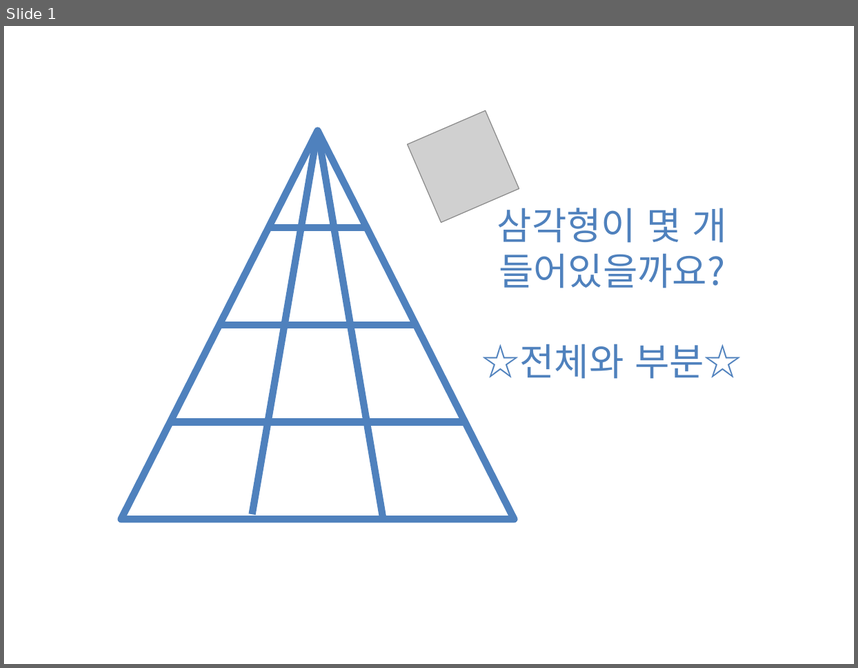
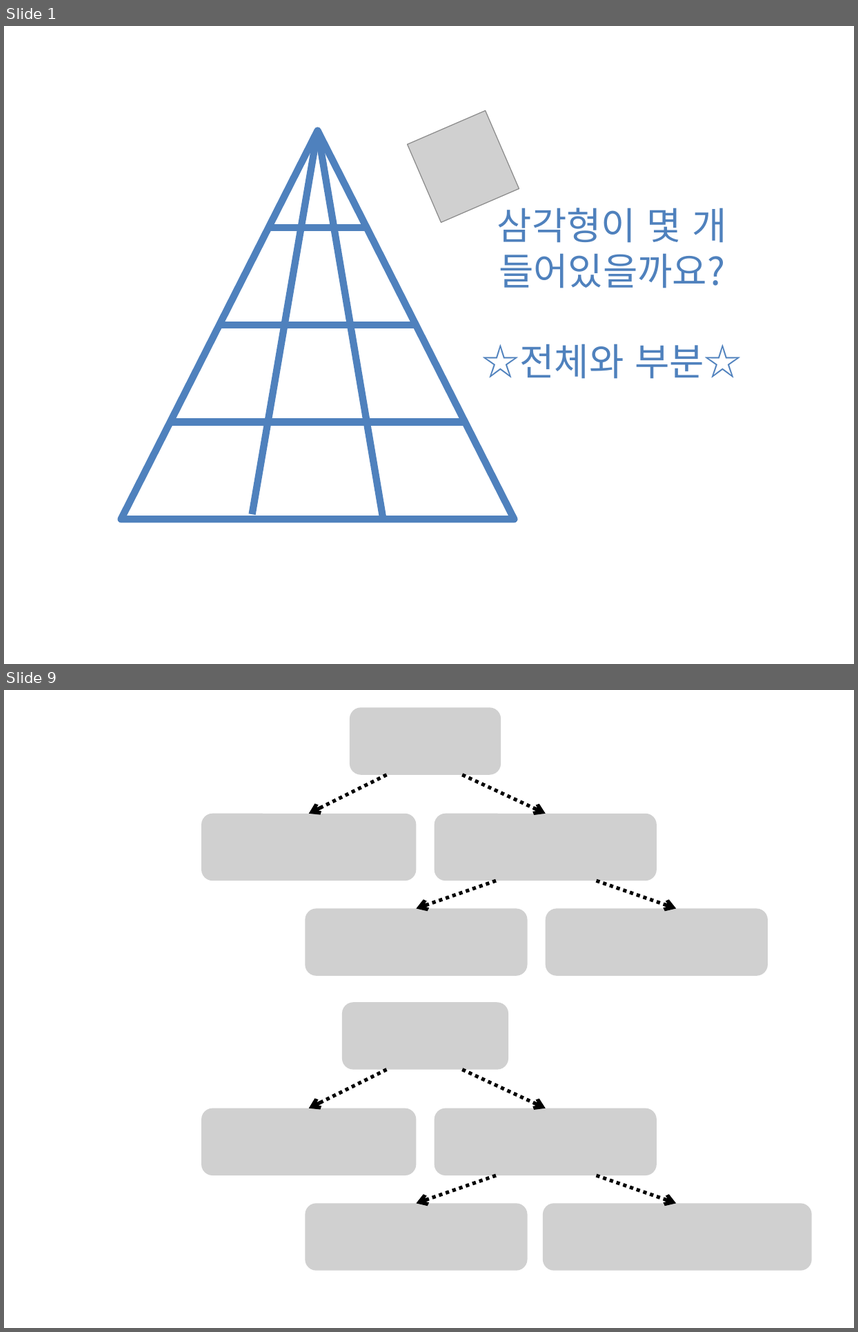
Before and after one commit to answeredbyablemind/answeredbyablemind.github.io, a slide deck: pics/2021-11-02-RM_ANOVA/pics.pptx. Shown one above the other, each under a label of ours: slide 1 before the commit, slides 1 and 9 after it; the slides between them are not shown. The pictures are 858x668 and 858x1332 pixels, drawn with LibreOffice and Linux fonts; fonts in the diff are those of the drawing; grey boxes stand for pictures. Boxes give left, top, right and bottom in pixels: in the first picture for what was removed or moved away, otherwise in the second. Text is boxed around its words. In the diff, an @@ line names an element or a change of style, - is before the commit and + after.

```diff
--- a/pics/2021-11-02-RM_ANOVA/pics.pptx
+++ b/pics/2021-11-02-RM_ANOVA/pics.pptx
@@ slide 9 added at [4,690,854,1328], background #FFFFFF @@
@@ picture added at [350,708,501,775] @@
@@ arrow added from (386, 775) to (309, 814), #000000 3 pt dashed @@
@@ arrow added from (462, 775) to (546, 814), #000000 3 pt dashed @@
@@ picture added at [201,814,417,880] @@
@@ picture added at [434,814,657,880] @@
@@ arrow added from (496, 880) to (417, 909), #000000 3 pt dashed @@
@@ arrow added from (597, 880) to (677, 909), #000000 3 pt dashed @@
@@ picture added at [305,909,528,976] @@
@@ picture added at [546,909,769,976] @@
@@ picture added at [342,1002,509,1069] @@
@@ arrow added from (386, 1069) to (309, 1108), #000000 3 pt dashed @@
@@ arrow added from (462, 1069) to (546, 1108), #000000 3 pt dashed @@
@@ picture added at [201,1108,417,1175] @@
@@ picture added at [434,1108,657,1175] @@
@@ arrow added from (496, 1175) to (417, 1203), #000000 3 pt dashed @@
@@ arrow added from (597, 1175) to (677, 1203), #000000 3 pt dashed @@
@@ picture added at [305,1203,528,1270] @@
@@ picture added at [543,1203,811,1270] @@
```
Also in this commit, not shown: 4 other slides added, 7 other files.
